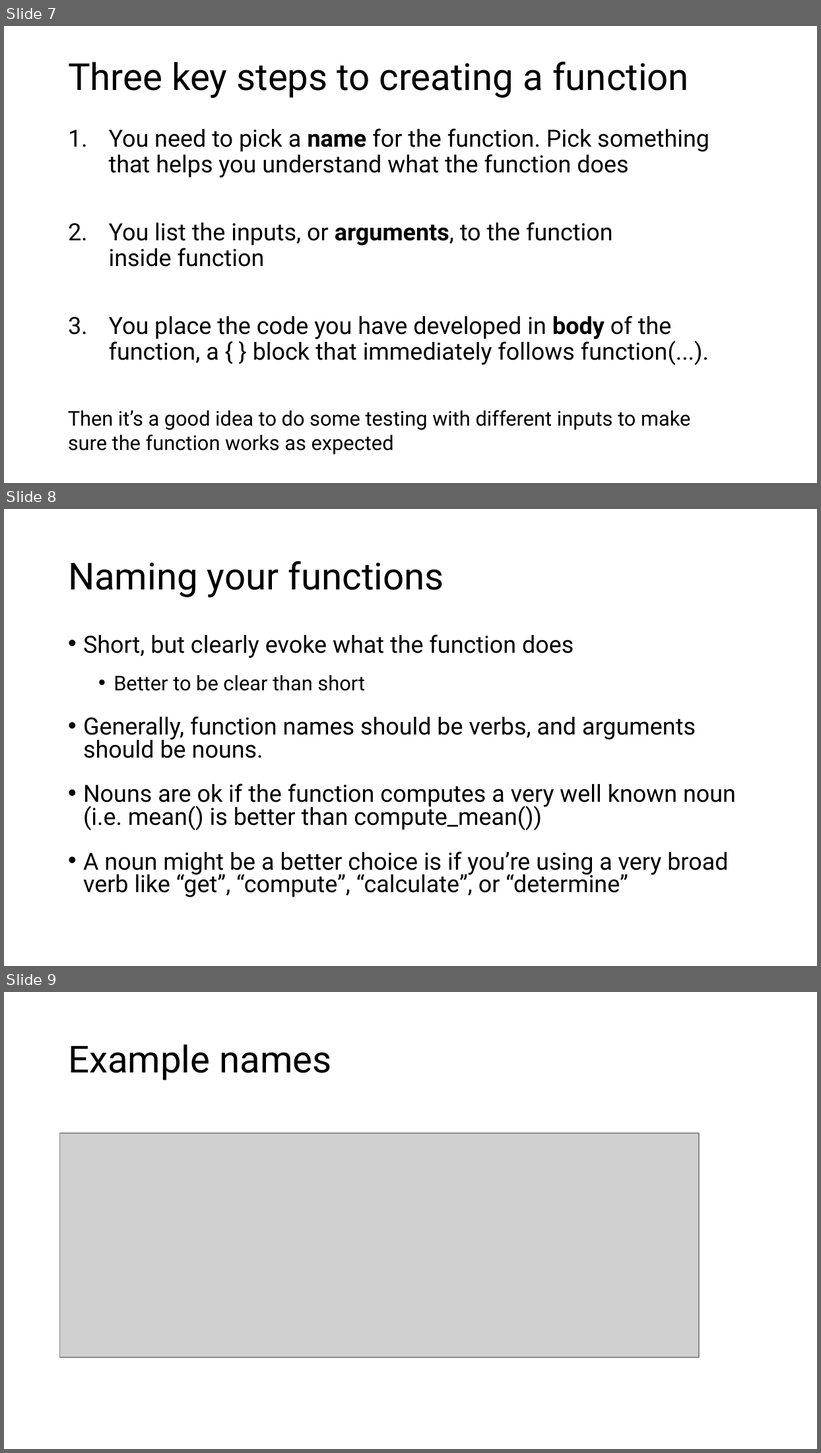
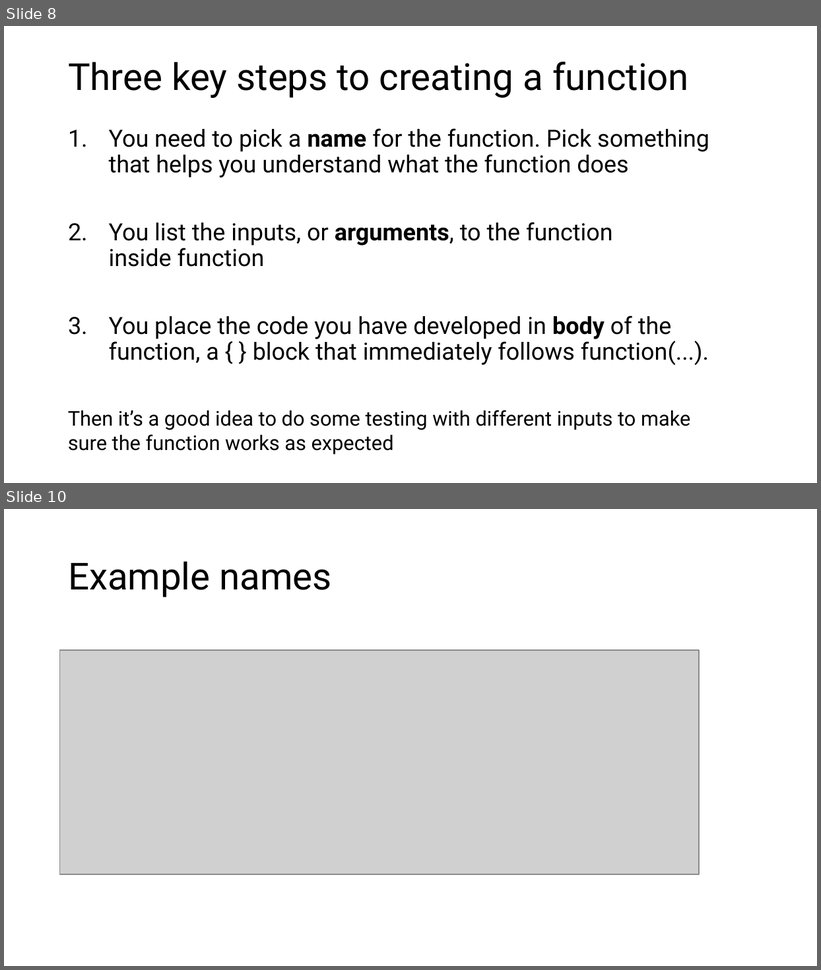
Before and after one commit to nt246/NTRES-6100-data-science, a slide deck: slides/slides_functions.pptx. Shown one above the other, each under a label of ours: slides 7, 8 and 9 before the commit, slides 8 and 10 after it; the slides between them are not shown. The pictures are 821x1453 and 821x970 pixels, drawn with LibreOffice and Linux fonts; fonts in the diff are those of the drawing; grey boxes stand for pictures. Boxes give left, top, right and bottom in pixels: in the first picture for what was removed or moved away, otherwise in the second. Text is boxed around its words. In the diff, an @@ line names an element or a change of style, - is before the commit and + after.

```diff
--- a/slides/slides_functions.pptx
+++ b/slides/slides_functions.pptx
@@ slide 8 removed at (4,509,817,966), background #FFFFFF @@
@@ title removed at (68,561,444,597) @@
-Naming your functions
@@ text removed at (83,634,736,898) @@
-• Short, but clearly evoke what the function does
-  • Better to be clear than short
-• Generally, function names should be verbs, and arguments should be nouns.
-• Nouns are ok if the function computes a very well known noun (i.e. mean() is better than compute_mean())
-• A noun might be a better choice is if you’re using a very broad verb like “get”, “compute”, “calculate”, or “determine”
@@ what was slide 7 is now slide 8 @@
@@ what was slide 9 is now slide 10 @@
```
Also in this commit, not shown: 1 slide changed, 2 slides added, 8 other files.
